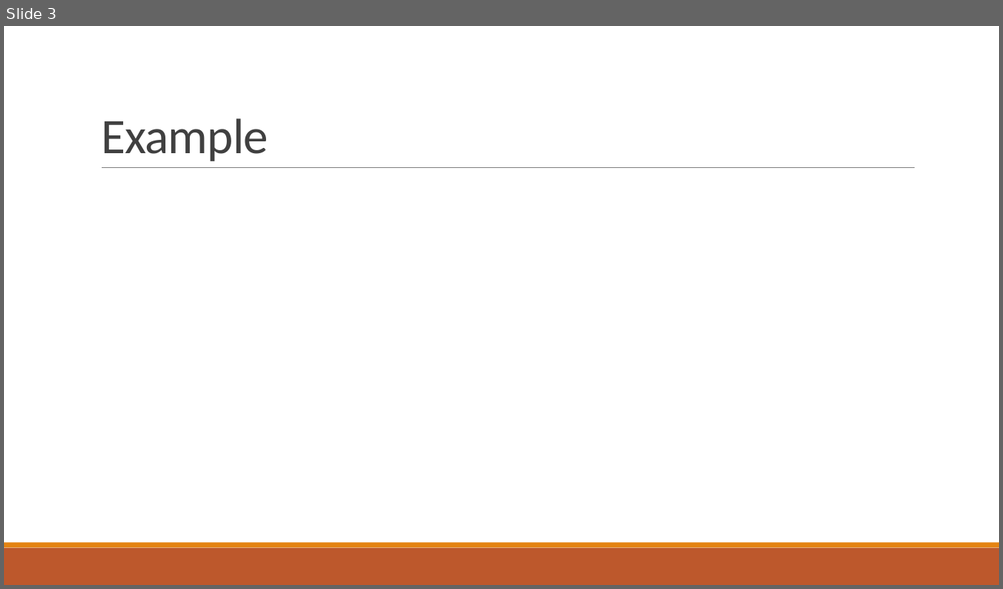
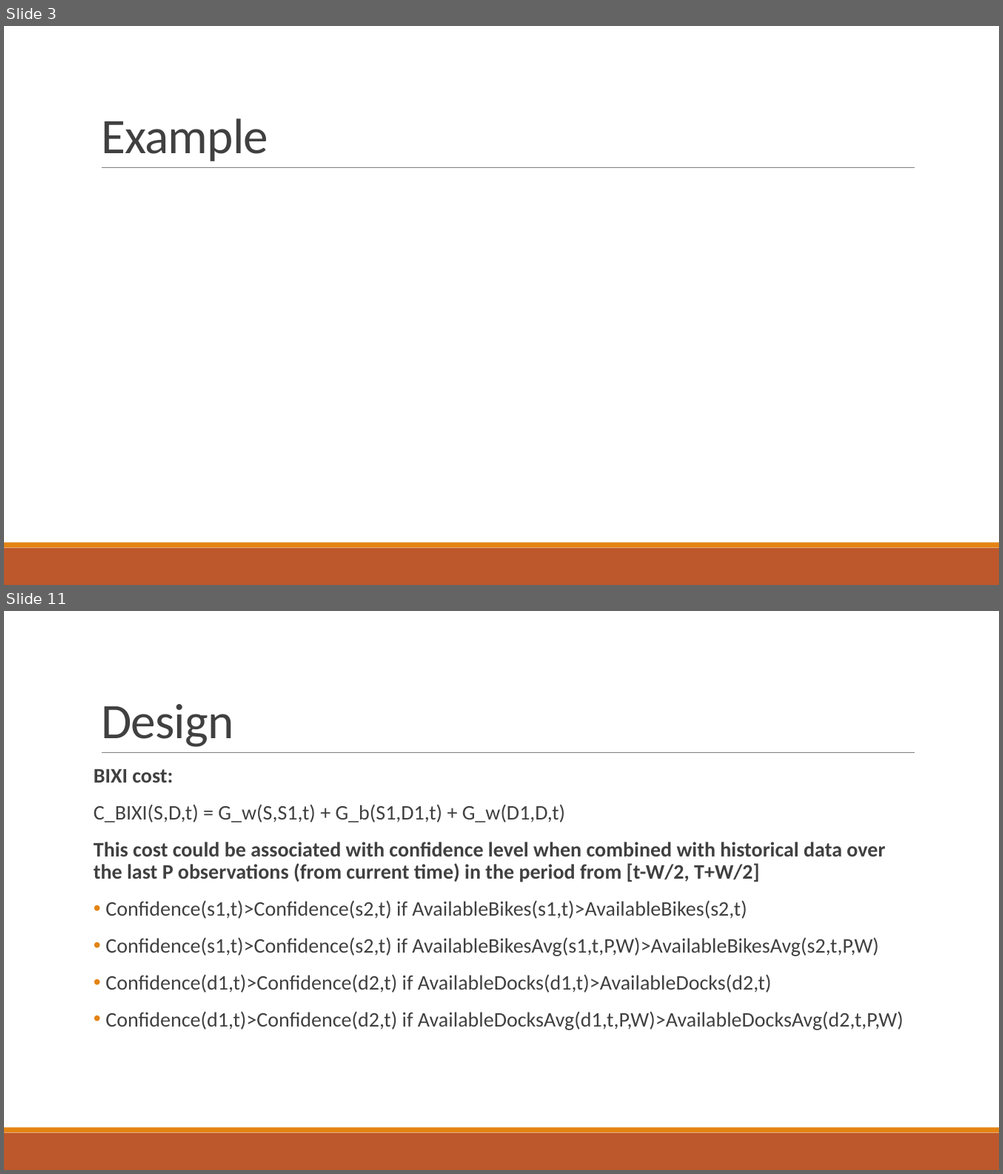
Before and after one commit to nqdao/PHAST, a slide deck: SAVI - Design Camp 2015.pptx. Shown one above the other, each under a label of ours: slide 3 before the commit, slides 3 and 11 after it; the slides between them are not shown. The pictures are 1003x589 and 1003x1174 pixels, drawn with LibreOffice and Linux fonts; fonts in the diff are those of the drawing. Boxes give left, top, right and bottom in pixels: in the first picture for what was removed or moved away, otherwise in the second. Text is boxed around its words. In the diff, an @@ line names an element or a change of style, - is before the commit and + after.

Commit message:
Update Design and Milestones

```diff
--- a/SAVI - Design Camp 2015.pptx
+++ b/SAVI - Design Camp 2015.pptx
@@ slide 11 added at (4,611,999,1170), background #FFFFFF; not listed: 3 template elements that a slide beside it also shows @@
@@ title added at (101,704,234,747), 48 pt, text #404040 @@
+Design
@@ text added at (94,769,903,1031), 20 pt, text #404040 @@
+BIXI cost:
+C_BIXI(S,D,t) = G_w(S,S1,t) + G_b(S1,D1,t) + G_w(D1,D,t)
+This cost could be associated with confidence level when combined with historical data over the last P observations (from current time) in the period from [t-W/2, T+W/2]
+• Confidence(s1,t)>Confidence(s2,t) if AvailableBikes(s1,t)>AvailableBikes(s2,t)
+• Confidence(s1,t)>Confidence(s2,t) if AvailableBikesAvg(s1,t,P,W)>AvailableBikesAvg(s2,t,P,W)
+• Confidence(d1,t)>Confidence(d2,t) if AvailableDocks(d1,t)>AvailableDocks(d2,t)
+• Confidence(d1,t)>Confidence(d2,t) if AvailableDocksAvg(d1,t,P,W)>AvailableDocksAvg(d2,t,P,W)
```
Also in this commit, not shown: 2 slides changed, 6 other slides added, 1 slide removed.
